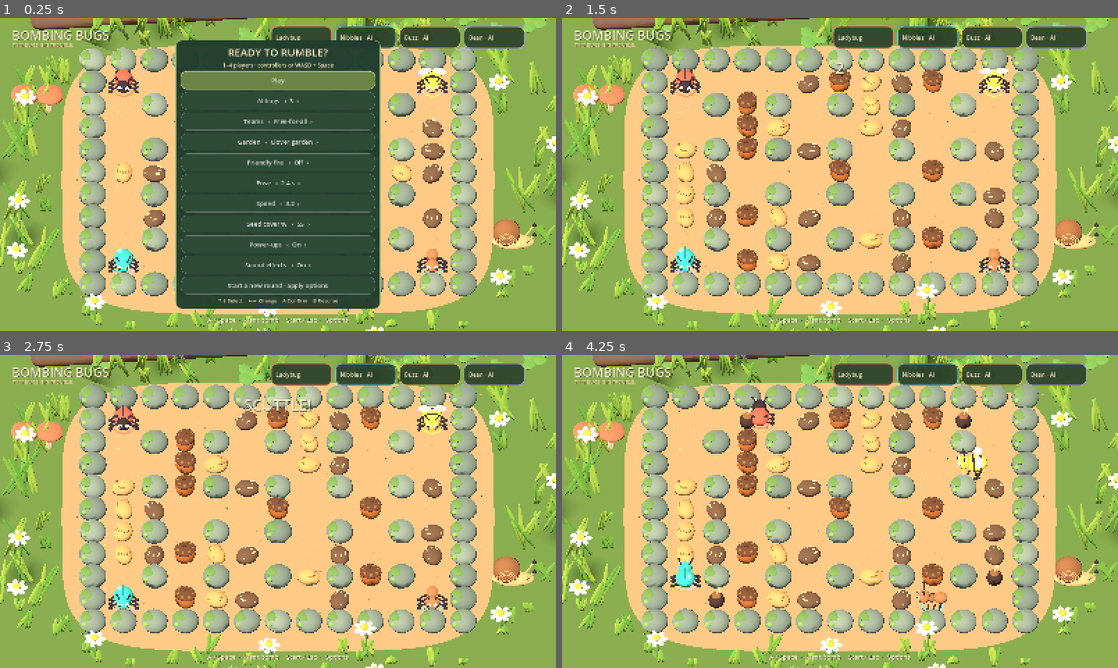
Above: before the commit, frames 1-4 (two rows, left to right).
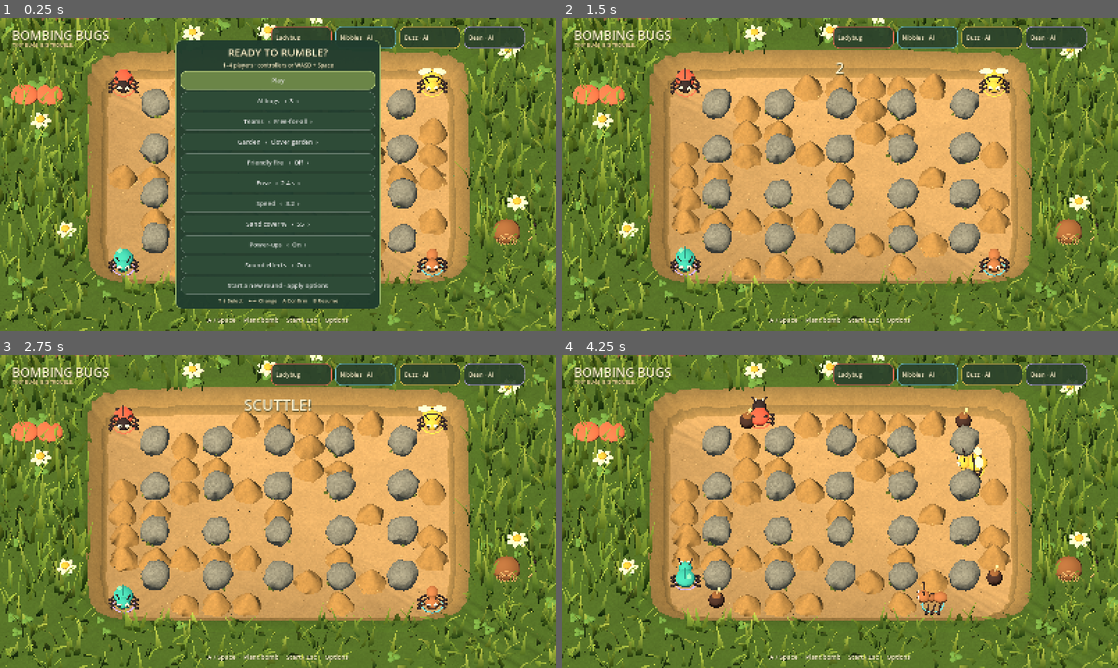
Above: after the commit, the same moments.

Repository: ontola/gamenight-games
Game: Godot game, scene res://main.tscn
The game is run twice, just before and just after one commit, with the same random seed, the same clock (stepped at 60 frames per second) and the same inputs.
Inputs (mouse positions are in pixels of both pictures, inside the frame that each line leads up to):
- Up to frame 1 (0.25 s): no input
- Up to frame 2 (1.5 s): click "Play" at 0.5 s; tap Enter at 1.25 s; move the mouse to (962, 158) at 1.27 s; hold D from 1.28 s (still down); hold Enter from 1.28 s (still down)
- Up to frame 3 (2.75 s): tap Space at 1.52, 1.82, 2.27, 2.57 s; move the mouse to (166, 527) at 2.02 s; release D at 2.03 s; release Enter at 2.03 s; hold S from 2.03 s (still down); tap P at 2.1 s
- Up to frame 4 (4.25 s): move the mouse to (895, 442) at 2.77 s; release S at 2.78 s; hold D 2.78-3.53 s; hold Backspace 2.78-3.53 s; move the mouse to (812, 574) at 3.52 s; hold W from 3.53 s (still down); tap Enter at 3.6 s; tap Space at 3.77, 4.07 s

The runs differ from the first frame. In frame 1, 61% of the frame differs, in the area x 0-100%, y 0-100%; in frame 2, 89%; in frame 3, 89%; in frame 4, 89%.

Commit message:
Shape Bombing Bugs into a sunken garden with sand mounds and lush grass

Diff:
--- a/bombing-bugs/src/clay.gd
+++ b/bombing-bugs/src/clay.gd
@@ -33,35 +33,81 @@
 	parent.add_child(node)
 	return node
 
-static func seed(parent: Node3D, at: Vector3, variant: int = 0) -> Node3D:
+# Fine world-space grain breaks up the flat procedural surfaces without textures.
+static func earth_material(color: Color, grain: float = .14) -> ShaderMaterial:
+	var key := str(color)+"earth"+str(grain)
+	if materials.has(key): return materials[key]
+	var shader := Shader.new()
+	shader.code = """shader_type spatial;
+render_mode cull_disabled;
+uniform vec4 tint : source_color;
+uniform float grain = 0.14;
+varying vec3 world;
+float hash(vec3 p) { return fract(sin(dot(p,vec3(127.1,311.7,74.7)))*43758.5453); }
+float noise(vec3 p) {
+ vec3 i=floor(p), f=fract(p); f=f*f*(3.0-2.0*f);
+ return mix(mix(mix(hash(i),hash(i+vec3(1,0,0)),f.x),mix(hash(i+vec3(0,1,0)),hash(i+vec3(1,1,0)),f.x),f.y),mix(mix(hash(i+vec3(0,0,1)),hash(i+vec3(1,0,1)),f.x),mix(hash(i+vec3(0,1,1)),hash(i+vec3(1,1,1)),f.x),f.y),f.z);
+}
+void vertex() { world=(MODEL_MATRIX*vec4(VERTEX,1.0)).xyz; }
+void fragment() {
+ float n=noise(world*17.0)*.45+noise(world*65.0)*.35+noise(world*3.0)*.2;
+ ALBEDO=tint.rgb*COLOR.rgb*(1.0+(n-.5)*grain*3.0);
+ ROUGHNESS=.96;
+
+}
+"""
+	var m := ShaderMaterial.new(); m.shader = shader
+	m.set_shader_parameter("tint",color); m.set_shader_parameter("grain",grain)
+	materials[key] = m
+	return m
+
+static func stone_shape(parent: Node3D, at: Vector3, seed_value: int, sand: bool) -> Node3D:
 	var n := Node3D.new(); parent.add_child(n); n.position = at
-	if variant % 3 == 0:
-		ball(n,Vector3(0,.3,0),Vector3(.67,.62,.58),Color("ad602e"))
-		ball(n,Vector3(0,.55,0),Vector3(.73,.23,.64),Color("6c442e"))
-		rod(n,Vector3(0,.6,0),Vector3(.08,.78,.03),.045,Color("654328"))
-		for i in 7:
-			var a := i*TAU/7
-			ball(n,Vector3(cos(a)*.24,.61,sin(a)*.21),Vector3(.12,.07,.12),Color("96683b"))
-	elif variant % 3 == 1:
-		var shell := ball(n,Vector3(0,.29,0),Vector3(.58,.52,.77),Color("d6a461"))
-		shell.rotation.z = .18
-		for i in 5:
-			var x := (i-2)*.09
-			rod(n,Vector3(x,.4,-.26),Vector3(x,.52,.23),.018,Color("a66f3e"))
-	else:
-		ball(n,Vector3(0,.25,0),Vector3(.62,.46,.78),Color("73533c"))
-		for x in [-.16,0.0,.16]:
-			rod(n,Vector3(x,.35,-.28),Vector3(x,.45,.22),.027,Color("e3c994"))
+	var random := RandomNumberGenerator.new(); random.seed = seed_value
+	var rings: Array[PackedVector3Array] = []
+	var sides := 14
+	var phases: Array[float] = []
+	for j in sides: phases.append(random.randf_range(.86,1.12))
+	var height := random.randf_range(.54,.72) if sand else random.randf_range(.69,.88)
+	for r in 7:
+		var t := float(r)/6
+		var ring := PackedVector3Array()
+		var radius := .48*pow(maxf(0,1.0-t),.7) if sand else .47*pow(sin((t*.85+.10)*PI),.36)
+		if r == 6: radius = .015 if sand else .19
+		for j in sides:
+			var a := j*TAU/sides
+			var jitter := random.randf_range(.92,1.08)
+			var y := t*height + sin(a*3+seed_value)*.035*sin(t*PI)
+			ring.append(Vector3(cos(a)*radius*phases[j]*jitter+t*.07,y-.025,sin(a)*radius*phases[j]*jitter-t*.04))
+		rings.append(ring)
+	var surface := SurfaceTool.new(); surface.begin(Mesh.PRIMITIVE_TRIANGLES)
+	for r in 6:
+		for j in sides:
+			var k := (j+1)%sides
+			for v in [rings[r][j],rings[r][k],rings[r+1][j],rings[r][k],rings[r+1][k],rings[r+1][j]]:
+				surface.set_color(Color.WHITE); surface.add_vertex(v)
+	for j in sides:
+		for v in [Vector3(.07,height-.025,-.04),rings[6][j],rings[6][(j+1)%sides]]:
+			surface.set_color(Color.WHITE); surface.add_vertex(v)
+	surface.index(); surface.generate_normals()
+	var body := MeshInstance3D.new(); body.mesh=surface.commit()
+	body.material_override=earth_material(Color("b68a50") if sand else Color("88877d"),.07 if sand else .15)
+	n.add_child(body)
+	# Loose grains at a mound's foot; small irregular moss patches at rock bases.
+	for i in (9 if sand else 6):
+		var a := random.randf()*TAU
+		var radius := random.randf_range(.34,.45)
+		var size := random.randf_range(.035,.09) if sand else random.randf_range(.06,.16)
+		var y := .015 if sand else random.randf_range(.06,.20)
+		var speck := ball(n,Vector3(cos(a)*radius,y,sin(a)*radius),Vector3(size,size*.45,size),Color("cfac70") if sand else Color("52632b").lerp(Color("7b893c"),random.randf()))
+		speck.rotation=Vector3(random.randf(),a,random.randf())
 	return n
 
+static func sand_mound(parent: Node3D, at: Vector3, variant: int) -> Node3D:
+	return stone_shape(parent,at,variant*7919+37,true)
+
 static func pebble(parent: Node3D, at: Vector3, variant: float) -> Node3D:
-	var n := Node3D.new(); parent.add_child(n); n.position = at
-	var color := Color("737f70").lerp(Color("8d9784"),variant)
-	var body := ball(n,Vector3(0,.33,0),Vector3(.91,.70,.87),color)
-	body.rotation = Vector3(variant*.2,variant*2,-variant*.15)
-	ball(n,Vector3(-.17,.61,.06),Vector3(.43,.15,.42),Color("71934c"))
-	ball(n,Vector3(-.27,.48,.29),Vector3(.19,.16,.17),Color("8baf56"))
-	return n
+	return stone_shape(parent,at,int(variant*99999),false)
 
 static func bomb(parent: Node3D) -> Node3D:
 	var n := Node3D.new(); parent.add_child(n)
--- a/bombing-bugs/src/garden.gd
+++ b/bombing-bugs/src/garden.gd
@@ -18,43 +18,22 @@
 	var env_node := WorldEnvironment.new()
 	var env := Environment.new()
 	env.background_mode = Environment.BG_COLOR; env.background_color = Color("769151")
-	env.ambient_light_source = Environment.AMBIENT_SOURCE_COLOR; env.ambient_light_color = Color("d7e0ed"); env.ambient_light_energy = .35
+	env.ambient_light_source = Environment.AMBIENT_SOURCE_COLOR; env.ambient_light_color = Color("d0d9db"); env.ambient_light_energy = .26
 	env.tonemap_mode = Environment.TONE_MAPPER_LINEAR
 	env_node.environment = env; add_child(env_node)
-	var sun := DirectionalLight3D.new(); sun.rotation_degrees = Vector3(-55,-30,0); sun.light_color = Color("fff4de"); sun.light_energy = .85
-	sun.shadow_enabled = true; sun.directional_shadow_max_distance = 40; add_child(sun)
-	Clay.ball(self,Vector3(0,-.8,0),Vector3(40,1.4,35),Color("64803c"))
-	Clay.ball(self,Vector3(0,-.56,0),Vector3(16,.9,14),Color("b78e55"))
-	# A rounded soil patch, with a flat top and no intersecting ground surfaces.
-	var surface := SurfaceTool.new(); surface.begin(Mesh.PRIMITIVE_TRIANGLES)
-	var rim: Array[Vector3] = []
-	for i in 65:
-		var a := i*TAU/64
-		rim.append(Vector3(signf(cos(a))*pow(absf(cos(a)),.42)*7.0,-.04,signf(sin(a))*pow(absf(sin(a)),.42)*6.0))
-	for i in 64:
-		for v in [Vector3(0,-.04,0),rim[i],rim[i+1]]:
-			surface.set_normal(Vector3.UP); surface.add_vertex(v)
-	var ground := MeshInstance3D.new(); ground.mesh = surface.commit()
-	ground.material_override = Clay.material(Color("bc9566")); add_child(ground)
-	for i in 220:
-		var x := rng.randf_range(-6.6,6.6); var z := rng.randf_range(-5.5,5.5)
-		var s := rng.randf_range(.025,.085)
-		Clay.ball(self,Vector3(x,-.005,z),Vector3(s,s*.3,s),Color("9a784c").lerp(Color("dfba83"),rng.randf()))
-	for i in 150:
-		var a := rng.randf()*TAU
-		var x := cos(a)*rng.randf_range(7.4,10.8)
-		var z := sin(a)*rng.randf_range(6.1,8.6)
-		if absf(x) < 6.9 and absf(z) < 5.9: continue
-		var h := rng.randf_range(.6,2.4)
-		# Front foliage stays low enough to never hide a player.
-		if z > 4: h *= .45
-		for j in 3:
-			var leaf := Clay.ball(self,Vector3(x+j*.09,h*.5-.2,z),Vector3(.15,h,.075),Color("639b3c").lerp(Color("a8bd47"),rng.randf()))
-			leaf.rotation.z = rng.randf_range(-.5,.5)
-		if i % 9 == 0: flower(Vector3(x,0,z),h+0.3)
-	for i in 20:
-		var x := rng.randf_range(-9,9); var z := rng.randf_range(-8,-6)
-		clover(Vector3(x,0,z),rng.randf_range(.4,1.1))
+	var sun := DirectionalLight3D.new(); sun.rotation_degrees = Vector3(-52,-32,0); sun.light_color = Color("ffe7bd"); sun.light_energy = .74
+	sun.shadow_enabled = true; sun.shadow_blur = 2.0; sun.directional_shadow_max_distance = 40; add_child(sun)
+	build_terrain()
+	build_grass()
+	for i in 420:
+		var x := rng.randf_range(-5.4,5.4); var z := rng.randf_range(-4.4,4.4)
+		var size := rng.randf_range(.018,.055)
+		Clay.ball(self,Vector3(x,-.005,z),Vector3(size,size*.45,size),Color("8e7049").lerp(Color("d1ad78"),rng.randf()))
+	for i in 85:
+		var at := Vector3(rng.randf_range(-9,9),.49,rng.randf_range(-8,7))
+		if absf(at.x)<6.2 and absf(at.z)<5.2: continue
+		clover(at,rng.randf_range(.3,.75))
+		if i%5==0: flower(at,rng.randf_range(.4,.85))
 	Clay.rod(self,Vector3(-8,.25,-6.8),Vector3(7,.6,-7.6),.3,Color("74513b"))
 	for i in 4:
 		Clay.rod(self,Vector3(-6+i*3,.5,-7),Vector3(-5+i*3,.7,-8.2),.1,Color("74513b"))
@@ -73,6 +52,62 @@
 	arena_root = Node3D.new(); add_child(arena_root)
 	flame_root = Node3D.new(); add_child(flame_root)
 	burst_root = Node3D.new(); add_child(burst_root)
+
+# The collision boundary remains the outer tile row. Only its presentation changes:
+# a continuous eroded bank rises outside the playable cells, rather than a rock fence.
+func build_terrain() -> void:
+	var rings: Array[PackedVector3Array] = []
+	var profiles := [Vector3(5.53,-.04,4.53),Vector3(5.72,.18,4.72),Vector3(6.18,.53,5.18),Vector3(6.65,.49,5.65),Vector3(12,.43,10)]
+	var count := 192
+	for r in profiles.size():
+		var ring := PackedVector3Array(); var profile: Vector3 = profiles[r]
+		for i in count+1:
+			var a := i*TAU/count
+			var rough := sin(a*19)*.025+sin(a*31+.8)*.018
+			var x := signf(cos(a))*pow(absf(cos(a)),.20)*(profile.x+rough)
+			var z := signf(sin(a))*pow(absf(sin(a)),.20)*(profile.z+rough)
+			ring.append(Vector3(x,profile.y+(rough if r>0 else 0),z))
+		rings.append(ring)
+	var surface := SurfaceTool.new(); surface.begin(Mesh.PRIMITIVE_TRIANGLES)
+	for i in count:
+		for v in [Vector3(0,-.04,0),rings[0][i],rings[0][i+1]]:
+			surface.set_color(Color("c09a68")); surface.add_vertex(v)
+	for r in profiles.size()-1:
+		var inner_color := Color("a78551") if r<2 else Color("49652b")
+		var outer_color := Color("897046") if r<2 else Color("4a692a")
+		for i in count:
+			var vertices := [rings[r][i],rings[r+1][i],rings[r+1][i+1],rings[r][i],rings[r+1][i+1],rings[r][i+1]]
+			for j in 6:
+				surface.set_color(inner_color if j in [0,3,5] else outer_color); surface.add_vertex(vertices[j])
+	surface.index(); surface.generate_normals()
+	var ground := MeshInstance3D.new(); ground.mesh=surface.commit()
+	ground.material_override=Clay.earth_material(Color.WHITE,.065); add_child(ground)
+
+func build_grass() -> void:
+	# One mesh for thousands of tapered, bent blades keeps the lush border inexpensive.
+	var surface := SurfaceTool.new(); surface.begin(Mesh.PRIMITIVE_TRIANGLES)
+	for i in 2400:
+		var at := Vector3(rng.randf_range(-10.5,10.5),.49,rng.randf_range(-8.5,7.7))
+		if absf(at.x)<6.12 and absf(at.z)<5.12: continue
+		var height := rng.randf_range(.45,1.8)
+		if at.z>4: height *= .50
+		var width := rng.randf_range(.065,.16)
+		var a := rng.randf()*TAU
+		var side := Vector3(cos(a),0,sin(a))*width
+		var bend := Vector3(sin(a),0,cos(a))*rng.randf_range(.15,.60)
+		var base := Color("315325").lerp(Color("66832e"),rng.randf())
+		var tip := Color("84a73c").lerp(Color("b3bd52"),rng.randf())
+		for segment in 4:
+			var t := segment/4.0; var u := (segment+1)/4.0
+			var low := at+Vector3(0,height*t,0)+bend*t*t
+			var high := at+Vector3(0,height*u,0)+bend*u*u
+			var vs := [low-side*(1-t),high-side*(1-u),high+side*(1-u),low-side*(1-t),high+side*(1-u),low+side*(1-t)]
+			for j in 6:
+				surface.set_color(base.lerp(tip,t if j in [0,3,5] else u)); surface.add_vertex(vs[j])
+	surface.generate_normals()
+	var grass := MeshInstance3D.new(); grass.mesh=surface.commit()
+	var material := StandardMaterial3D.new(); material.vertex_color_use_as_albedo=true; material.cull_mode=BaseMaterial3D.CULL_DISABLED; material.roughness=.85
+	grass.material_override=material; add_child(grass)
 
 func flower(at: Vector3, height: float) -> void:
 	Clay.rod(self,at,at+Vector3(.1,height,0),.035,Color("5e8535"))
@@ -95,9 +130,10 @@
 	obstacles.clear(); bomb_views.clear(); pickup_views.clear(); last_flames = ""
 	for c in match_state.cells:
 		var value: int = match_state.cells[c]
-		if value == 1: obstacles[c] = Clay.pebble(arena_root,world(Vector2(c)),rng.randf())
+		if value == 1 and c.x > 0 and c.x < 12 and c.y > 0 and c.y < 10:
+			obstacles[c] = Clay.pebble(arena_root,world(Vector2(c)),rng.randf())
 		elif value == 2:
-			obstacles[c] = Clay.seed(arena_root,world(Vector2(c)),(c.x+c.y*3)%3)
+			obstacles[c] = Clay.sand_mound(arena_root,world(Vector2(c)),c.x+c.y*13)
 			obstacles[c].rotation.y = rng.randf()*TAU
 
 func sync(match_state: RefCounted, dt: float) -> void:
@@ -134,7 +170,7 @@
 			Clay.ball(flame_root,at+Vector3(0,.34,0),Vector3(.64,.5,.62),Color("ffbc3e"),.15)
 			Clay.ball(flame_root,at+Vector3(.1,.65,0),Vector3(.28,.34,.29),Color("ffe38a"),.1)
 	for e in match_state.events:
-		if e.type in ["crack","out"]: burst(world(Vector2(e.cell)),Color("d2a169") if e.type == "crack" else Color("f2e9bb"))
+		if e.type in ["crack","out"]: burst(world(Vector2(e.cell)),Color("b99561") if e.type == "crack" else Color("f2e9bb"))
 	for n in burst_root.get_children():
 		var life: float = n.get_meta("life")-dt; n.set_meta("life",life)
 		if life <= 0: n.queue_free(); continue
--- a/bombing-bugs/src/main.gd
+++ b/bombing-bugs/src/main.gd
@@ -10,7 +10,7 @@
 	{"key":"friendly_fire","label":"Friendly fire (next round)","kind":"toggle","default":false},
 	{"key":"fuse","label":"Fuse, tenths of a second (next round)","kind":"number","default":24,"min":15,"max":40},
 	{"key":"speed","label":"Speed, tenths of a tile/s (next round)","kind":"number","default":32,"min":20,"max":50},
-	{"key":"crates","label":"Seed cover % (next round)","kind":"number","default":55,"min":20,"max":75},
+	{"key":"crates","label":"Sand cover % (next round)","kind":"number","default":55,"min":20,"max":75},
 	{"key":"pickups","label":"Power-ups (next round)","kind":"toggle","default":true},
 	{"key":"sound","label":"Sound effects (live)","kind":"toggle","default":true},
 ]
Binary file changed: bombing-bugs/docs/gameplay.png
Binary file changed: bombing-bugs/docs/menu.png
Not shown, changed: bombing-bugs/README.md
